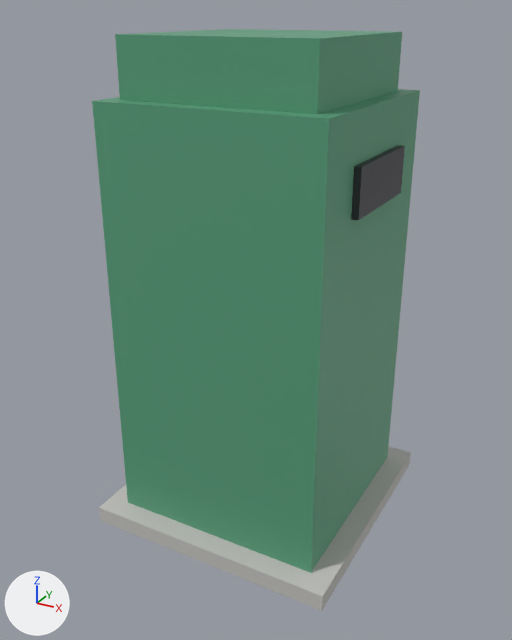
An edit to the Blender file SourceArt/Models/SM_Prop_OutdoorBin.blend, drawn before and after from the same camera.
One viewpoint serves both versions: a camera (50 mm lens) standing at (0.722, -1.356, 1.165) and looking at (-0.006, -0.032, 0.503). Every picture has the same lights, and +X, +Y and +Z are marked at lower left. The picture after the commit comes second.

The first picture shows 'SM_Prop_OutdoorBin'.
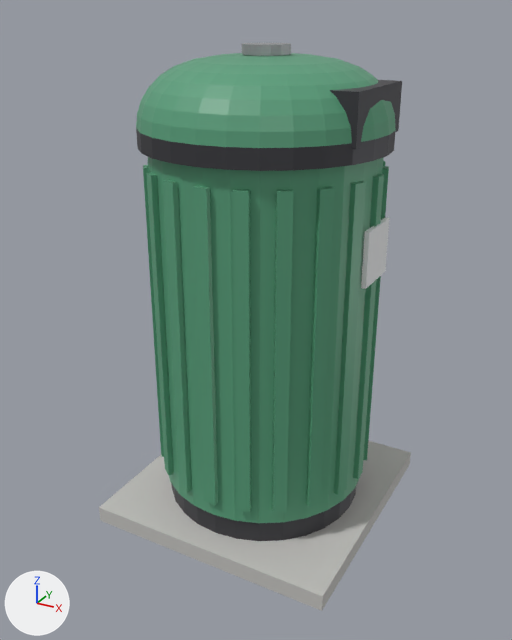
Changed parts and their boxes (x1, y1, x2, y2) in the pictures (512 x 640 px):
'SM_Prop_OutdoorBin', reshaped
    before: (92, 29, 420, 611)
    after: (99, 43, 411, 611)
part 1 of me_sm_prop_outdoorbin, added
    after: (172, 485, 356, 541)
part 2 of me_sm_prop_outdoorbin, added (green)
    after: (148, 157, 384, 523)
part 3 of me_sm_prop_outdoorbin, added (green)
    after: (353, 174, 384, 479)
part 4 of me_sm_prop_outdoorbin, added (green)
    after: (193, 186, 218, 505)
part 5 of me_sm_prop_outdoorbin, added
    after: (330, 80, 402, 149)
part 6 of me_sm_prop_outdoorbin, added
    after: (242, 43, 291, 56)
part 7 of me_sm_prop_outdoorbin, added
    after: (361, 217, 390, 289)
part 8 of me_sm_prop_outdoorbin, rebuilt (9% narrower, 38% taller)
    before: (115, 29, 402, 114)
    after: (136, 53, 396, 171)
part 9 of me_sm_prop_outdoorbin, cut back
    before: (92, 89, 420, 573)
    after: (143, 160, 389, 512)

What changed in the scene script:
```text
Add mat_plasticwhite:
    mat_plasticwhite = principled_material('PlasticWhite')
    mat_plasticwhite.base_color = (0.85, 0.86, 0.87)  # white #edeff0
Add mat_metal:
    mat_metal = principled_material('Metal')
    mat_metal.base_color = (0.55, 0.56, 0.58)  # light grey #c4c5c8
    mat_metal.metallic = 0.9
    mat_metal.roughness = 0.35
Change me_sm_prop_outdoorbin:
    used by ob_sm_prop_outdoorbin; location = (0.0, 0.0, 0.0)
    remove me_sm_prop_outdoorbin.from_pydata(...)  # 32 vertices, 24 faces; spans x -0.3..0.3, y -0.3..0.3, z 0.0..1.12
    add me_sm_prop_outdoorbin.from_pydata(...)  # 604 vertices, 476 faces; spans x -0.3..0.3, y -0.3..0.3, z 0.0..1.1
    me_sm_prop_outdoorbin part 1: a new loose piece, a 28-sided cylinder along z spanning x -0.24..0.24, y -0.24..0.24, z 0.04..0.1, in mat_metaldark (dark grey #505055)
    me_sm_prop_outdoorbin part 2: a new loose piece, a 28-sided cylinder along z spanning x -0.25..0.25, y -0.25..0.25, z 0.1..0.9, in mat_paintgreen (green #59a07c)
    me_sm_prop_outdoorbin part 3: a new loose piece, a box spanning x 0.249..0.261, y -0.015..0.015, z 0.14..0.86, in mat_paintgreen (green #59a07c)
    me_sm_prop_outdoorbin part 4: a new loose piece, a box spanning x -0.015..0.015, y -0.261..-0.249, z 0.14..0.86, in mat_paintgreen (green #59a07c)
    me_sm_prop_outdoorbin part 5: a new loose piece, a box spanning x 0.15..0.25, y -0.12..0.12, z 0.93..1.03, in mat_metaldark (dark grey #505055)
    me_sm_prop_outdoorbin part 6: a new loose piece, a 14-sided cylinder along z spanning x -0.05..0.05, y -0.049..0.049, z 1.08..1.1, in mat_metal (light grey #c4c5c8)
    me_sm_prop_outdoorbin part 7: a new loose piece, a box spanning x 0.255..0.265, y -0.06..0.06, z 0.64..0.76, in mat_plasticwhite (white #edeff0)
    me_sm_prop_outdoorbin part 8: the loose piece of 8 vertices spanning x -0.212..0.212, y -0.212..0.212, z 1.0..1.12 is rebuilt with 280 vertices and now spans x -0.27..0.27, y -0.27..0.27, z 0.9..1.08
    me_sm_prop_outdoorbin part 9
    16 vertices are removed from x -0.25..0.265, y -0.25..0.25, z 0.0..1.0
    12 faces are deleted
    64 vertices are added at x -0.253..0.253, y -0.253..0.253, z 0.14
    64 new vertices lie (0.0, 0.0, 0.72) away from vertices in x -0.253..0.253, y -0.253..0.253, z 0.14
    96 new faces join them, mat_paintgreen (green #59a07c)
    other edits to the shape of me_sm_prop_outdoorbin do not show in these pictures
    add me_sm_prop_outdoorbin.materials.append(mat_metal)  # light grey #c4c5c8
    add me_sm_prop_outdoorbin.materials.append(mat_plasticwhite)  # white #edeff0
```
